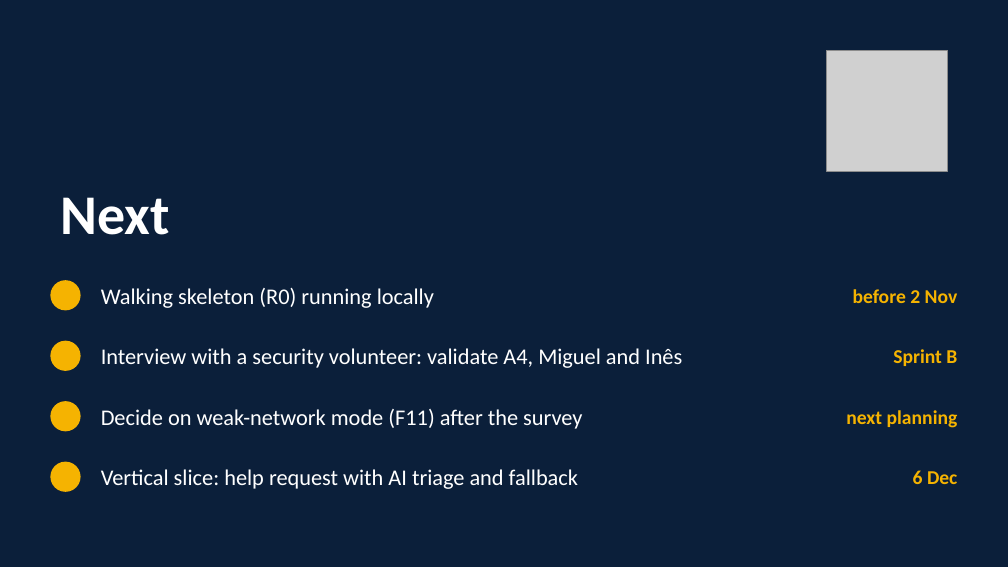
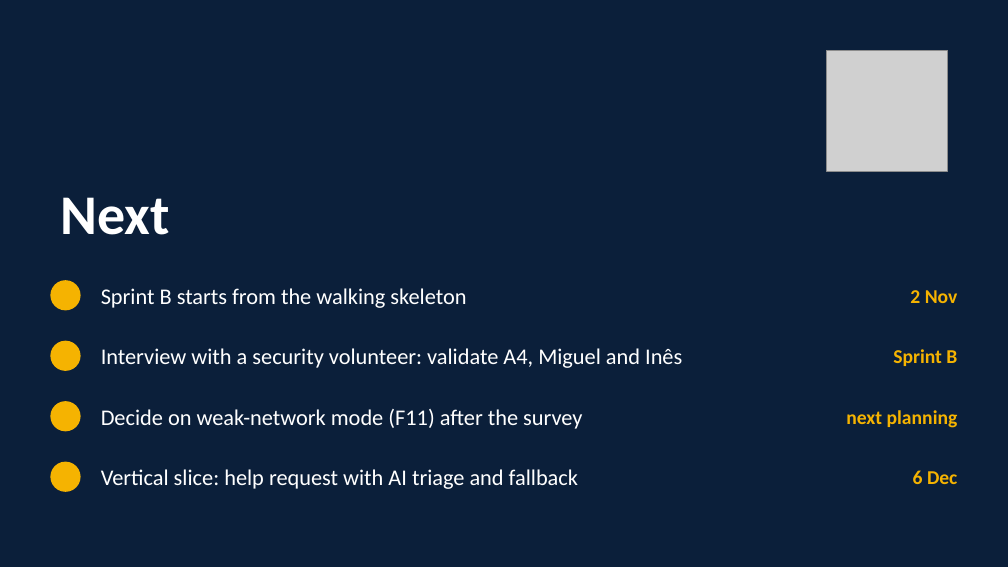
Before and after one commit to tomasoliveira21/LABDSOF, a slide deck: slide 18 of Docs/Presentation/Farol_Sprint_A_Presentation.pptx. Drawn at 1008x567 pixels with LibreOffice and Linux fonts; fonts in the diff are those of the drawing; grey boxes stand for pictures. Boxes give left, top, right and bottom in pixels: in the first picture for what was removed or moved away, otherwise in the second. Text is boxed around its words. In the diff, an @@ line names an element or a change of style, - is before the commit and + after.

```diff
--- a/Docs/Presentation/Farol_Sprint_A_Presentation.pptx
+++ b/Docs/Presentation/Farol_Sprint_A_Presentation.pptx
@@ text at (101, 288, 466, 308): text changed @@
-Walking skeleton (R0) running locally
+Sprint B starts from the walking skeleton
@@ text at (910, 290, 958, 303): text changed @@
-before 2 Nov
+2 Nov
```
Also in this commit, not shown: 3 other slides changed, 1 other file.
